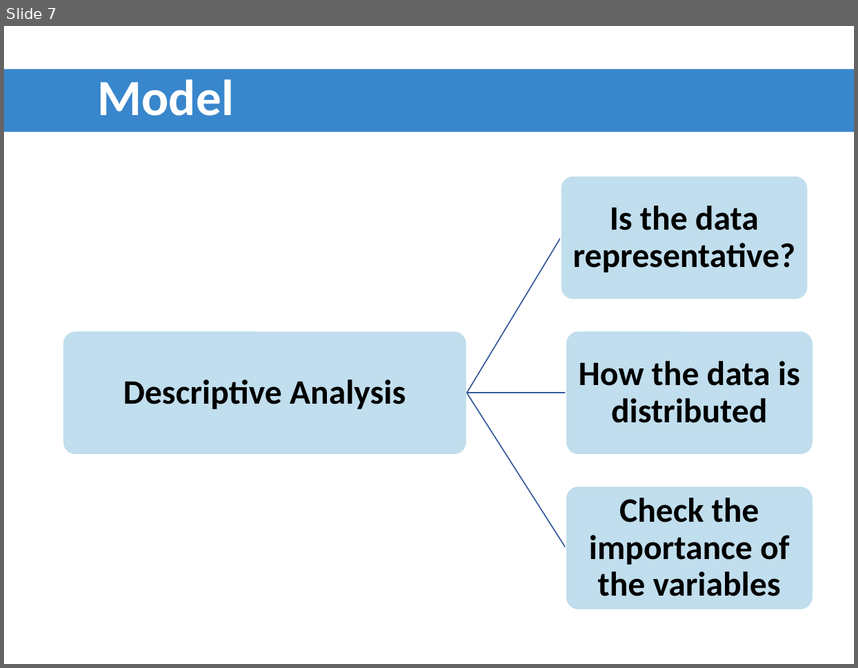
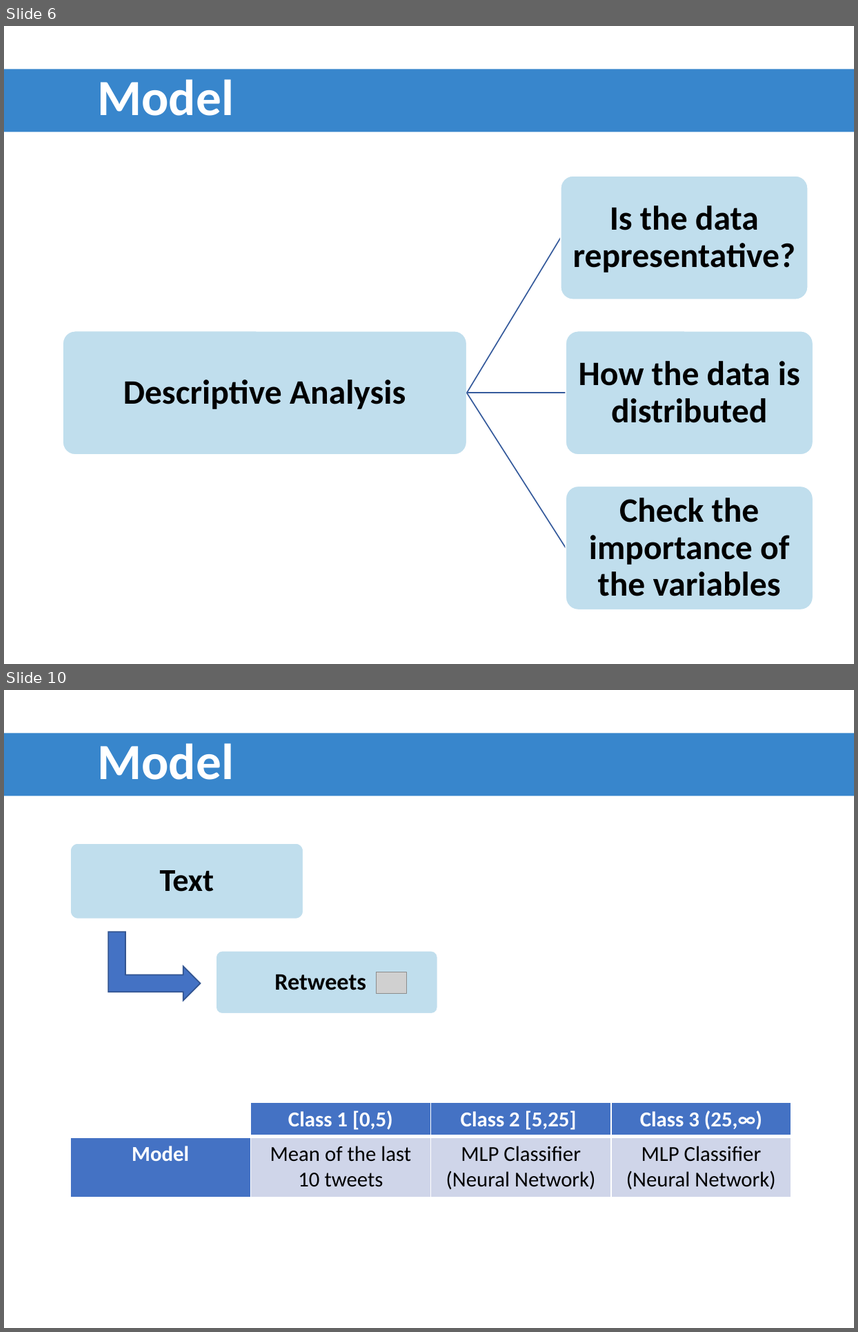
Before and after one commit to ADS2018UB/tweempact, a slide deck: Presentation/development.pptx. Shown one above the other, each under a label of ours: slide 7 before the commit, slides 6 and 10 after it; the slides between them are not shown. The pictures are 858x668 and 858x1332 pixels, drawn with LibreOffice and Linux fonts; fonts in the diff are those of the drawing; grey boxes stand for pictures; background and template pictures are left out. Boxes give left, top, right and bottom in pixels: in the first picture for what was removed or moved away, otherwise in the second. Text is boxed around its words. In the diff, an @@ line names an element or a change of style, - is before the commit and + after.

Commit message:
part de model afegida

```diff
--- a/Presentation/development.pptx
+++ b/Presentation/development.pptx
@@ slide 10 added at (4,690,854,1328), background picture (left out) @@
@@ rectangle added at (4,733,854,796), fill #3886CC, 42.9 pt, text #FFFFFF, bold @@
+Model
@@ rounded rectangle added at (70,843,303,918), fill #C0DEED, outline #FFFFFF 1 pt @@
@@ text added at (160,870,214,891), 27 pt, text #000000, bold @@
+Text
@@ bent up arrow added at (108,932,200,1000), fill #4472C4, outline #325491 1 pt @@
@@ rounded rectangle added at (216,951,437,1014), fill #C0DEED, outline #FFFFFF 1 pt @@
@@ text added at (274,974,366,990), 20 pt, text #000000, bold @@
+Retweets
@@ picture added at (377,972,407,994) @@
@@ table added at (70,1101,791,1195), 2 rows, 4 columns @@
+ | Class 1 [0,5) | Class 2 [5,25] | Class 3 (25,∞)
+Model | Mean of the last 10 tweets | MLP Classifier (Neural Network) | MLP Classifier (Neural Network)
@@ what was slide 7 is now slide 6 @@
```
Also in this commit, not shown: 2 slides changed, 1 other slide added, 2 slides removed.
